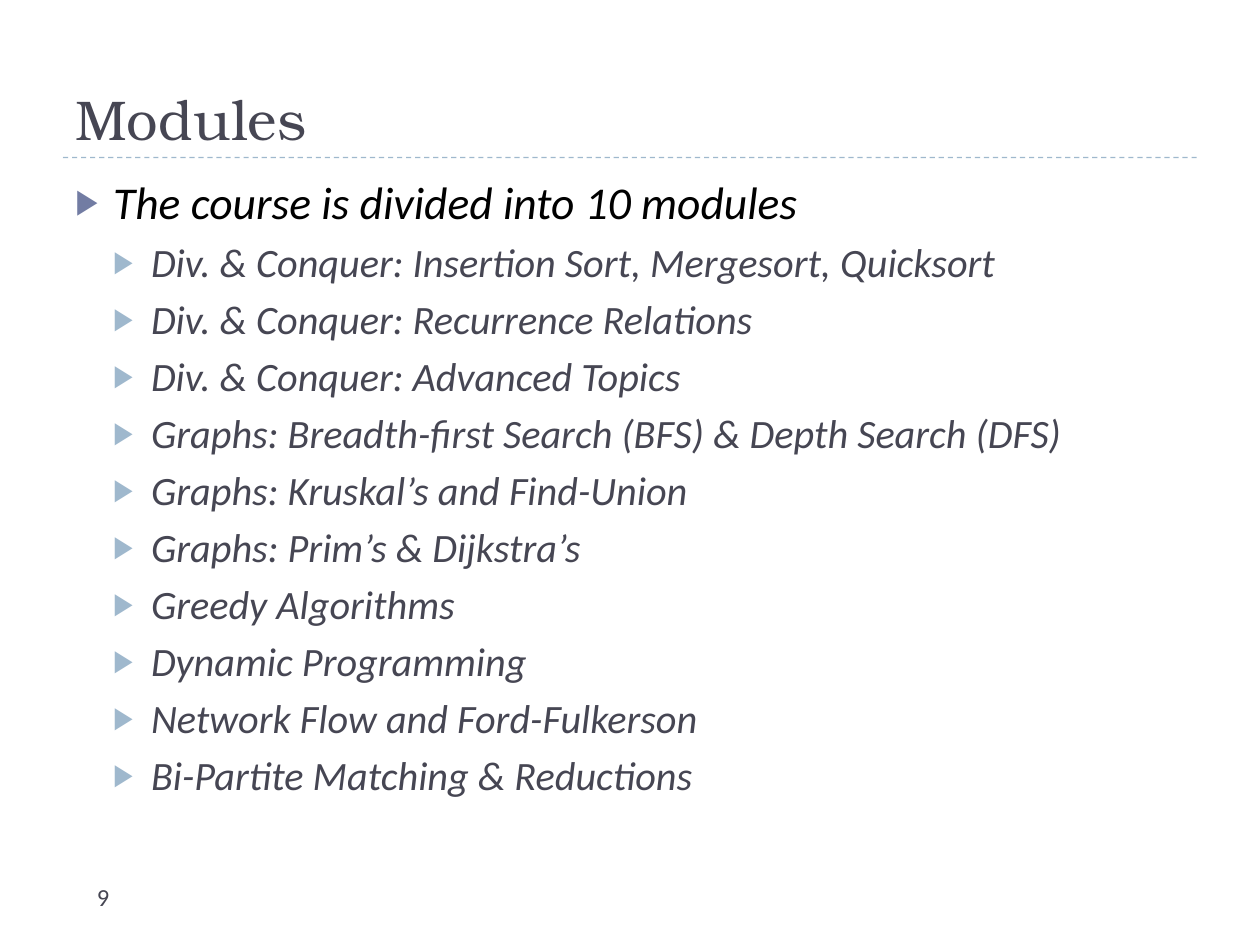
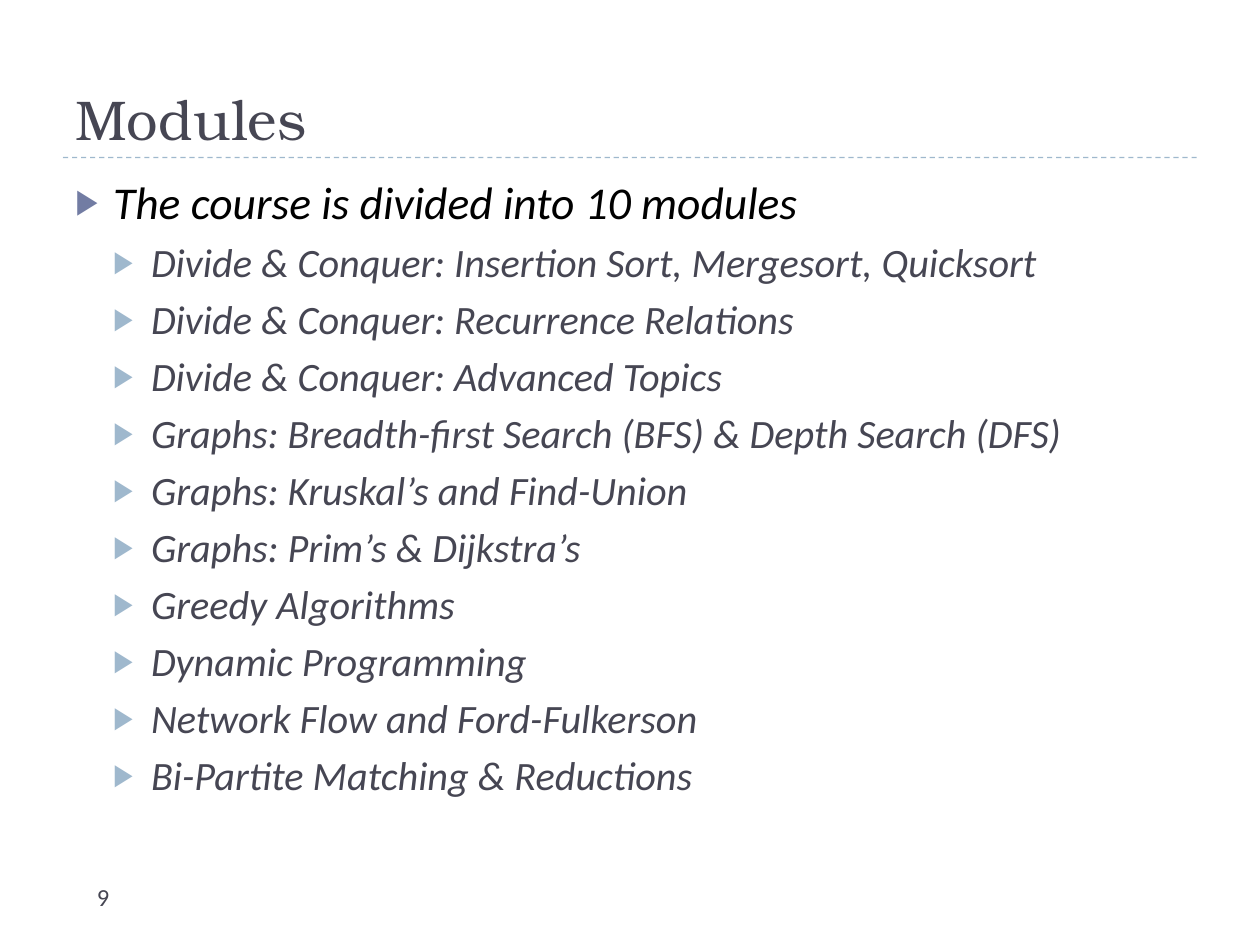
Before and after one commit to uva-cs/cs4102-f21, a slide deck: slide 9 of slides/courseintroduction.pptx. Drawn at 1260x945 pixels with LibreOffice and Linux fonts; fonts in the diff are those of the drawing. Boxes give left, top, right and bottom in pixels: in the first picture for what was removed or moved away, otherwise in the second. Text is boxed around its words. In the diff, an @@ line names an element or a change of style, - is before the commit and + after.

Commit message:
first draft of syllabus, tweak to first day slides

```diff
--- a/slides/courseintroduction.pptx
+++ b/slides/courseintroduction.pptx
@@ text at (151, 249, 1037, 398): text changed @@
-  ▶ Div. & Conquer: Insertion Sort, Mergesort, Quicksort
-  ▶ Div. & Conquer: Recurrence Relations
-  ▶ Div. & Conquer: Advanced Topics
+  ▶ Divide & Conquer: Insertion Sort, Mergesort, Quicksort
+  ▶ Divide & Conquer: Recurrence Relations
+  ▶ Divide & Conquer: Advanced Topics
```
Also in this commit, not shown: 2 other files.
